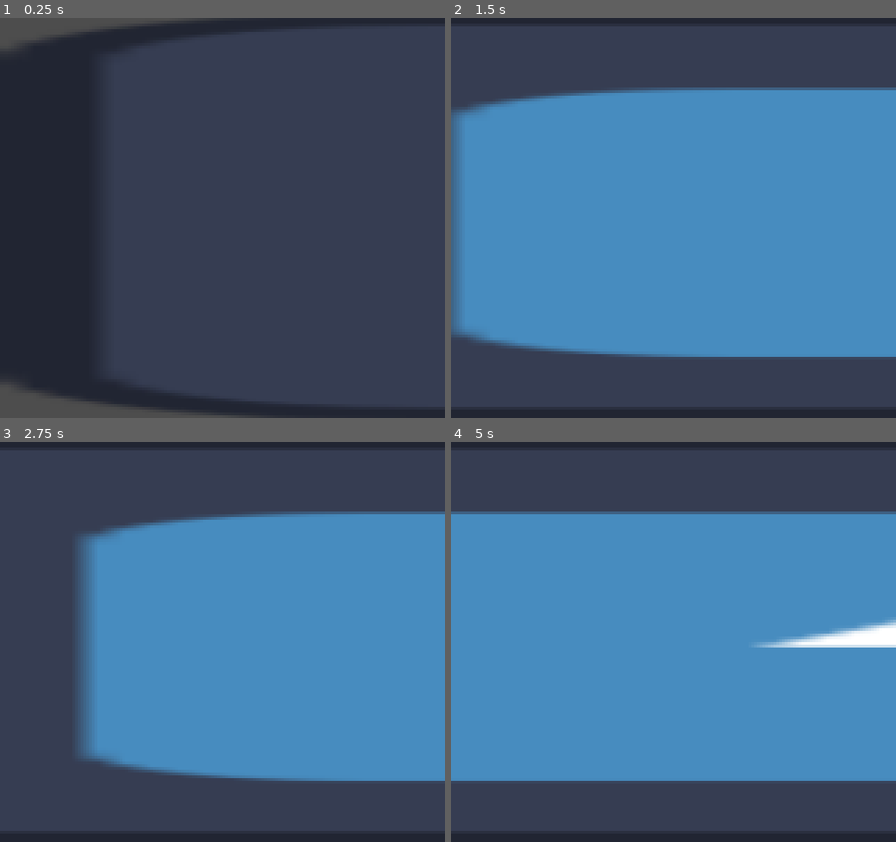
Above: before the commit, frames 1-4 (two rows, left to right).
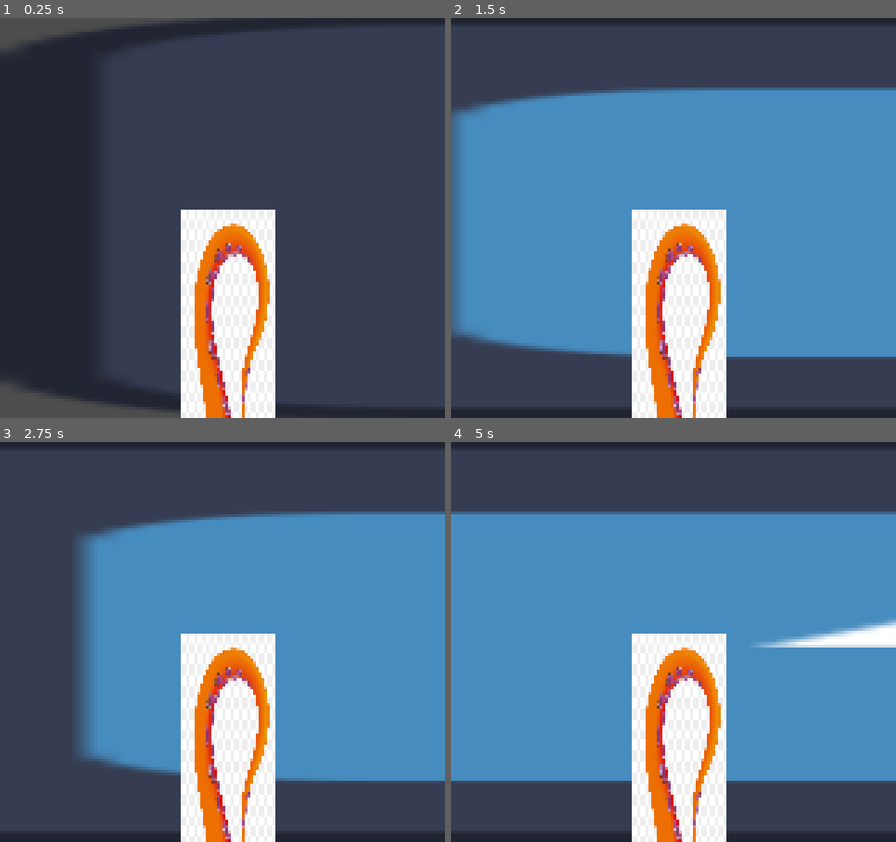
Above: after the commit, the same moments.

Repository: Siriusfgo3/GBJAM14
Game: Godot game, scene res://scenes/ocean.tscn
Two runs of this game, one before a commit and one after it. Both use one fixed random seed, a clock stepped at 60 frames per second and the inputs below. This scene is started directly instead of the project's main scene. The engine's default icon, where the game draws it, is replaced by a stand-in: a white triangle on a blue panel in a dark square.
Inputs:
- Up to frame 1 (0.25 s): no input
- Up to frame 2 (1.5 s): tap Enter (ui_accept) at 0.5, 0.6, 0.77, 1.07, 1.35 s; hold Right (ui_right) from 0.53 s (still down)
- Up to frame 3 (2.75 s): tap Enter (ui_accept) at 1.52, 1.82, 2.1 s; release Right (ui_right) at 2.03 s; hold Left (ui_left) from 2.03 s (still down)
- Up to frame 4 (5 s): release Left (ui_left) at 2.78 s; hold Right (ui_right) 2.78-4.28 s; tap Enter (ui_accept) at 2.85, 3.02, 3.32, 3.6, 3.77, 4.07, 4.35, 4.52, 4.82 s; hold Left (ui_left) from 4.28 s (still down)

The runs differ from the first frame. In frame 1, 11% of the frame differs, in the area x 40-62%, y 47-100%; in frame 2, 11%; in frame 3, 11%; in frame 4, 11%.

Commit message:
Added tentacle placeholder and removed some files

Diff:
--- a/scenes/node_2d.gd
+++ /dev/null
@@ -1,28 +0,0 @@
-extends Node2D
-
-
-# Called when the node enters the scene tree for the first time.
-func _ready() -> void:
-	pass # Replace with function body.
-
-func _physics_process(delta: float) -> void:
-	# Add the gravity.
-	if not is_on_floor():
-		velocity += get_gravity() * delta
-
-	# Handle jump.
-	if Input.is_action_just_pressed("ui_accept") and is_on_floor():
-		velocity.y = JUMP_VELOCITY
-
-	# Get the input direction and handle the movement/deceleration.
-	# As good practice, you should replace UI actions with custom gameplay actions.
-	var direction := Input.get_axis("ui_left", "ui_right")
-	if direction:
-		velocity.x = direction * SPEED
-	else:
-		velocity.x = move_toward(velocity.x, 0, SPEED)
-
-	move_and_slide()
-# Called every frame. 'delta' is the elapsed time since the previous frame.
-func _process(delta: float) -> void:
-	pass
--- a/scenes/ocean.tscn
+++ b/scenes/ocean.tscn
@@ -2,6 +2,8 @@
 
 [ext_resource type="Texture2D" uid="uid://cpkmroar3tpx6" path="res://sprites/icon.svg" id="1_7i2eo"]
 [ext_resource type="Script" uid="uid://cbl3n27tk2sgb" path="res://scenes/character_body_2d.gd" id="2_fiuhb"]
+[ext_resource type="Texture2D" uid="uid://wlu24823d8h7" path="res://scenes/tentacle.png" id="3_mn261"]
+[ext_resource type="Script" uid="uid://cxr1mvapdmhyy" path="res://scenes/sprite_2d.gd" id="4_a1ohp"]
 
 [node name="Ocean" type="Node2D" unique_id=129563336]
 
@@ -17,3 +19,8 @@
 position = Vector2(80, 73)
 
 [node name="Sprite2D" type="Sprite2D" parent="CharacterBody2D" unique_id=1526587008]
+position = Vector2(82, 153.00002)
+rotation = -1.5707964
+scale = Vector2(0.19388366, 0.07439553)
+texture = ExtResource("3_mn261")
+script = ExtResource("4_a1ohp")
--- /dev/null
+++ b/scenes/sprite_2d.gd
@@ -0,0 +1,11 @@
+extends Sprite2D
+
+
+# Called when the node enters the scene tree for the first time.
+func _ready() -> void:
+	pass # Replace with function body.
+
+
+# Called every frame. 'delta' is the elapsed time since the previous frame.
+func _process(delta: float) -> void:
+	pass
Not shown, removed: scenes/node_2d.gd.uid
Not shown, added: scenes/sprite_2d.gd.uid
Binary file added: scenes/tentacle.png
Not shown, added: scenes/tentacle.png.import
